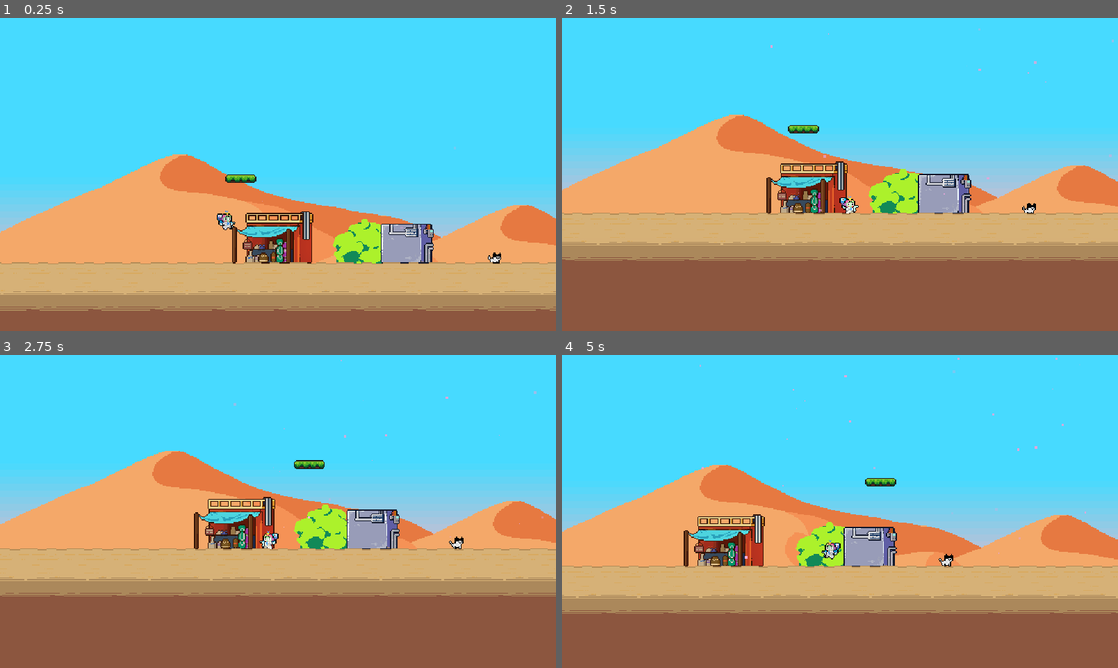
Above: before the commit, frames 1-4 (two rows, left to right).
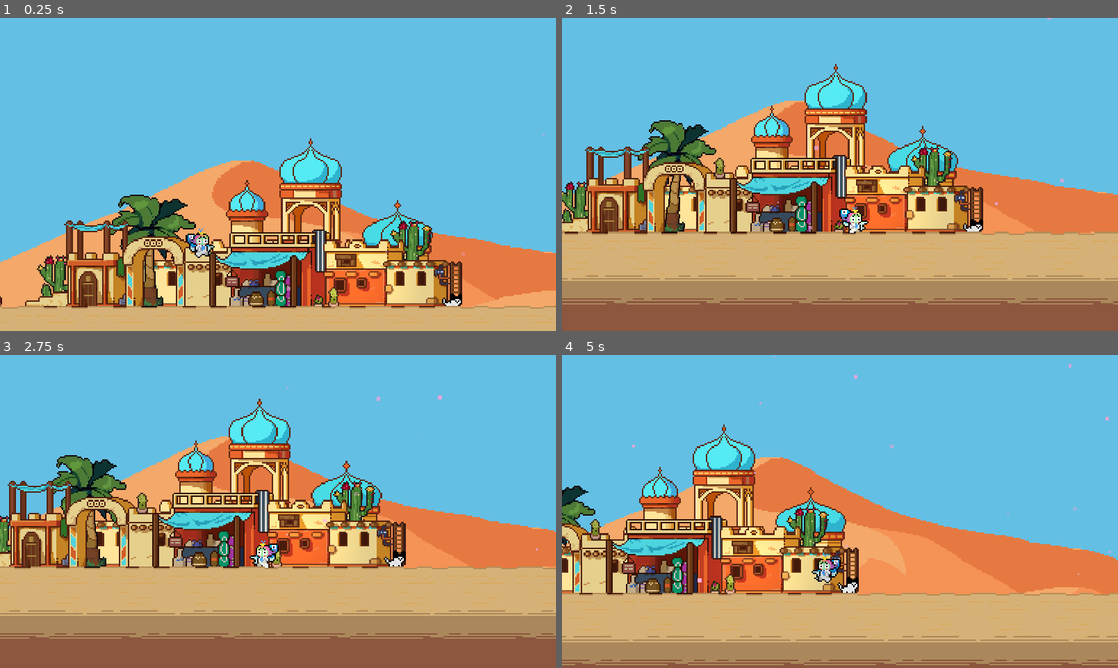
Above: after the commit, the same moments.

Repository: OMGMOCA/OpenSourceMocaGame
Game: Godot game, scene res://scene/level/level_moca_desert.tscn
Same seed, same stepped clock (60 frames per second), same inputs: the game is played once before the commit and once after it.
Inputs (mouse positions are in pixels of both pictures, inside the frame that each line leads up to):
- Up to frame 1 (0.25 s): no input
- Up to frame 2 (1.5 s): move the mouse to (962, 158) at 0.52 s; hold D (move_right) from 0.53 s (still down); click (962, 158) at 0.6 s; tap Space (jump) at 0.77 s; move the mouse to (728, 190) at 1.27 s; tap E (interact) at 1.35 s
- Up to frame 3 (2.75 s): tap Space (jump) at 1.52 s; move the mouse to (333, 442) at 2.02 s; release D (move_right) at 2.03 s; hold A (move_left) from 2.03 s (still down); click (333, 442) at 2.1 s
- Up to frame 4 (5 s): move the mouse to (812, 574) at 2.77 s; release A (move_left) at 2.78 s; hold D (move_right) 2.78-4.28 s; tap E (interact) at 2.85, 4.35 s; click (812, 574) at 2.92 s; tap Space (jump) at 3.02, 3.77, 4.52 s; move the mouse to (1006, 558) at 3.52 s; click (1006, 558) at 3.6 s; move the mouse to (673, 464) at 4.27 s; hold A (move_left) from 4.28 s (still down)

The runs differ from the first frame. In frame 1, 91% of the frame differs, in the area x 0-100%, y 0-100%; in frame 2, 80%; in frame 3, 80%; in frame 4, 89%.

Commit message:
update desert scene

Diff:
--- a/scene/level/level_moca_desert.tscn
+++ b/scene/level/level_moca_desert.tscn
@@ -1,17 +1,15 @@
-[gd_scene load_steps=26 format=3 uid="uid://jtawkecj701l"]
+[gd_scene load_steps=21 format=3 uid="uid://jtawkecj701l"]
 
 [ext_resource type="PackedScene" uid="uid://bbt512b3oqqht" path="res://scene/characters/character_new_tmpl.tscn" id="1_3oa68"]
 [ext_resource type="PackedScene" uid="uid://celhshm8tlptu" path="res://scene/cameras/camera.tscn" id="2_oxtv0"]
 [ext_resource type="PackedScene" uid="uid://diqlht5xiyibq" path="res://scene/scn_assets/building/tree01_desert.tscn" id="3_pdb61"]
 [ext_resource type="PackedScene" uid="uid://v5l0edn5ehe" path="res://scene/scn_assets/tools/state_assets_selector.tscn" id="4_ojj8a"]
-[ext_resource type="PackedScene" uid="uid://bdes4rwa6n7kc" path="res://scene/scn_assets/building/tree01.tscn" id="5_6hold"]
 [ext_resource type="Texture2D" uid="uid://dk62jtk22fs7k" path="res://assets/sprites/desert_town/town_1024_8.png" id="5_ijg46"]
 [ext_resource type="PackedScene" uid="uid://cmouo37qu64bw" path="res://scene/tilemap/tilemap_moca_desert.tscn" id="6_ach1s"]
-[ext_resource type="PackedScene" uid="uid://nste2y5r7d6r" path="res://scene/scn_assets/platform/movable_platform.tscn" id="6_s2qcc"]
+[ext_resource type="Texture2D" uid="uid://iynb7jesug4x" path="res://assets/sprites/desert_town/town_512_8.png" id="6_hxsd3"]
 [ext_resource type="Texture2D" uid="uid://blmuiiauk41qd" path="res://assets/sprites/desert_town/sand_bg_l.png" id="9_626dp"]
 [ext_resource type="Texture2D" uid="uid://vcyptpgie32e" path="res://assets/sprites/building/clouds_512_4.png" id="9_fn48g"]
 [ext_resource type="Texture2D" uid="uid://mind58fx3768" path="res://assets/sprites/desert_town/sand_bg_m.png" id="9_vvaty"]
-[ext_resource type="Texture2D" uid="uid://gsgp66bl11gf" path="res://assets/sprites/building/buildings_bg_1024_8.png" id="10_08yg1"]
 [ext_resource type="PackedScene" uid="uid://clp6h52dnc566" path="res://scene/characters/char_cat.tscn" id="11_2x5l1"]
 [ext_resource type="Script" path="res://scripts/char_spawner/_character2d.gd" id="12_u2146"]
 [ext_resource type="PackedScene" uid="uid://347iqbn3po73" path="res://scene/scn_dialogues/asker_test.tscn" id="13_lpycx"]
@@ -26,48 +24,9 @@
 fill_from = Vector2(0.504274, 0.487179)
 fill_to = Vector2(1, 1)
 
-[sub_resource type="Animation" id="Animation_ky6kl"]
-length = 0.001
-tracks/0/type = "value"
-tracks/0/imported = false
-tracks/0/enabled = true
-tracks/0/path = NodePath(".:position")
-tracks/0/interp = 1
-tracks/0/loop_wrap = true
-tracks/0/keys = {
-"times": PackedFloat32Array(0),
-"transitions": PackedFloat32Array(1),
-"update": 0,
-"values": [Vector2(-499, -83)]
-}
-
-[sub_resource type="Animation" id="Animation_nc3h5"]
-resource_name = "platform_move"
-length = 5.0
-loop_mode = 2
-step = 1.0
-tracks/0/type = "value"
-tracks/0/imported = false
-tracks/0/enabled = true
-tracks/0/path = NodePath(".:position")
-tracks/0/interp = 1
-tracks/0/loop_wrap = true
-tracks/0/keys = {
-"times": PackedFloat32Array(0, 1, 4, 5),
-"transitions": PackedFloat32Array(1, 1, 1, 1),
-"update": 0,
-"values": [Vector2(-499, -83), Vector2(-499, -83), Vector2(-304, -83), Vector2(-304, -83)]
-}
-
-[sub_resource type="AnimationLibrary" id="AnimationLibrary_a0o0o"]
-_data = {
-"RESET": SubResource("Animation_ky6kl"),
-"platform_move": SubResource("Animation_nc3h5")
-}
-
 [sub_resource type="Gradient" id="Gradient_k2w0d"]
 offsets = PackedFloat32Array(0.737237, 0.995495)
-colors = PackedColorArray(0.280704, 0.858665, 1, 1, 0.980211, 0.705353, 0.763552, 1)
+colors = PackedColorArray(0.392157, 0.752941, 0.894118, 1, 0.392157, 0.752941, 0.894118, 1)
 
 [sub_resource type="GradientTexture2D" id="GradientTexture2D_bka6r"]
 gradient = SubResource("Gradient_k2w0d")
@@ -102,7 +61,7 @@
 texture_filter = 2
 position = Vector2(48, -104)
 offset = Vector2(0, -40)
-zoom = Vector2(2, 2)
+zoom = Vector2(3, 3)
 limit_bottom = 1080
 limit_smoothed = true
 player = NodePath("../character_new_tmpl")
@@ -131,23 +90,98 @@
 [node name="sen_layer01" type="Node2D" parent="scene"]
 z_index = -10
 
+[node name="assets5" parent="scene/sen_layer01" instance=ExtResource("4_ojj8a")]
+position = Vector2(-610, 28)
+texture = ExtResource("6_hxsd3")
+sprite_index = 0
+
+[node name="assets6" parent="scene/sen_layer01" instance=ExtResource("4_ojj8a")]
+position = Vector2(-366, 4)
+texture = ExtResource("6_hxsd3")
+sprite_index = 0
+
 [node name="tree01_02" parent="scene/sen_layer01" instance=ExtResource("3_pdb61")]
-position = Vector2(-544, 5)
+position = Vector2(-548, 5)
+
+[node name="buildings7" parent="scene/sen_layer01" instance=ExtResource("4_ojj8a")]
+position = Vector2(-615, 4)
+texture = ExtResource("5_ijg46")
+sprite_index = 6
+
+[node name="buildings6" parent="scene/sen_layer01" instance=ExtResource("4_ojj8a")]
+position = Vector2(-591, -28)
+texture = ExtResource("5_ijg46")
+sprite_index = 13
+
+[node name="buildings5" parent="scene/sen_layer01" instance=ExtResource("4_ojj8a")]
+position = Vector2(-581, 4)
+texture = ExtResource("5_ijg46")
+sprite_index = 3
+
+[node name="buildings4" parent="scene/sen_layer01" instance=ExtResource("4_ojj8a")]
+position = Vector2(-537, 4)
+texture = ExtResource("5_ijg46")
+sprite_index = 9
+
+[node name="buildings2" parent="scene/sen_layer01" instance=ExtResource("4_ojj8a")]
+position = Vector2(-499, 4)
+texture = ExtResource("5_ijg46")
+sprite_index = 12
+
+[node name="buildings3" parent="scene/sen_layer01" instance=ExtResource("4_ojj8a")]
+position = Vector2(-497, -27)
+texture = ExtResource("5_ijg46")
+sprite_index = 10
 
 [node name="buildings1" parent="scene/sen_layer01" instance=ExtResource("4_ojj8a")]
 position = Vector2(-460, 4)
 texture = ExtResource("5_ijg46")
 sprite_index = 2
 
-[node name="movable_platform" parent="scene" instance=ExtResource("6_s2qcc")]
-z_index = 5
-position = Vector2(-499, -83)
-
-[node name="AnimationPlayer" type="AnimationPlayer" parent="scene/movable_platform"]
-libraries = {
-"": SubResource("AnimationLibrary_a0o0o")
-}
-autoplay = "platform_move"
+[node name="buildings8" parent="scene/sen_layer01" instance=ExtResource("4_ojj8a")]
+position = Vector2(-401, 4)
+texture = ExtResource("5_ijg46")
+sprite_index = 7
+
+[node name="buildings10" parent="scene/sen_layer01" instance=ExtResource("4_ojj8a")]
+position = Vector2(-397, -22)
+texture = ExtResource("5_ijg46")
+sprite_index = 5
+
+[node name="buildings9" parent="scene/sen_layer01" instance=ExtResource("4_ojj8a")]
+position = Vector2(-364, 4)
+texture = ExtResource("5_ijg46")
+sprite_index = 8
+
+[node name="assets" parent="scene/sen_layer01" instance=ExtResource("4_ojj8a")]
+position = Vector2(-421, 29)
+texture = ExtResource("6_hxsd3")
+sprite_index = 2
+
+[node name="assets2" parent="scene/sen_layer01" instance=ExtResource("4_ojj8a")]
+position = Vector2(-431, 29)
+texture = ExtResource("6_hxsd3")
+sprite_index = 3
+
+[node name="assets3" parent="scene/sen_layer01" instance=ExtResource("4_ojj8a")]
+position = Vector2(-338, 27)
+texture = ExtResource("6_hxsd3")
+sprite_index = 4
+
+[node name="assets4" parent="scene/sen_layer01" instance=ExtResource("4_ojj8a")]
+position = Vector2(-657, 28)
+texture = ExtResource("6_hxsd3")
+sprite_index = 5
+
+[node name="assets7" parent="scene/sen_layer01" instance=ExtResource("4_ojj8a")]
+position = Vector2(-514, -9)
+texture = ExtResource("6_hxsd3")
+sprite_index = 2
+
+[node name="assets8" parent="scene/sen_layer01" instance=ExtResource("4_ojj8a")]
+position = Vector2(-897, 28)
+texture = ExtResource("6_hxsd3")
+sprite_index = 0
 
 [node name="tilemap" type="Node" parent="."]
 
@@ -158,6 +192,14 @@
 [node name="background" type="Node" parent="."]
 
 [node name="Parallax" type="ParallaxBackground" parent="background"]
+
+[node name="background" type="ParallaxLayer" parent="background/Parallax"]
+
+[node name="GradientBackground" type="Sprite2D" parent="background/Parallax/background"]
+z_index = -100
+position = Vector2(0, -190)
+scale = Vector2(40, 7)
+texture = SubResource("GradientTexture2D_bka6r")
 
 [node name="bg0" type="ParallaxLayer" parent="background/Parallax"]
 motion_scale = Vector2(0.1, 0.8)
@@ -215,24 +257,57 @@
 vframes = 1
 sprite_index = 0
 
-[node name="background" type="ParallaxLayer" parent="background/Parallax"]
-
-[node name="GradientBackground" type="Sprite2D" parent="background/Parallax/background"]
-z_index = -100
-position = Vector2(0, -190)
-scale = Vector2(40, 7)
-texture = SubResource("GradientTexture2D_bka6r")
-
 [node name="bg03" type="ParallaxLayer" parent="background/Parallax"]
 motion_scale = Vector2(0.9, 1)
 
-[node name="tree01_02" parent="background/Parallax/bg03" instance=ExtResource("5_6hold")]
-position = Vector2(-299, 11)
-
-[node name="buildings_bg3" parent="background/Parallax/bg03" instance=ExtResource("4_ojj8a")]
-position = Vector2(-251, 4)
-texture = ExtResource("10_08yg1")
+[node name="buildings10" parent="background/Parallax/bg03" instance=ExtResource("4_ojj8a")]
+position = Vector2(-471, 4)
+texture = ExtResource("5_ijg46")
+sprite_index = 8
+
+[node name="buildings11" parent="background/Parallax/bg03" instance=ExtResource("4_ojj8a")]
+position = Vector2(-414, 4)
+texture = ExtResource("5_ijg46")
+sprite_index = 7
+
+[node name="buildings12" parent="background/Parallax/bg03" instance=ExtResource("4_ojj8a")]
+position = Vector2(-372, 4)
+texture = ExtResource("5_ijg46")
+sprite_index = 7
+
+[node name="buildings13" parent="background/Parallax/bg03" instance=ExtResource("4_ojj8a")]
+position = Vector2(-410, -22)
+texture = ExtResource("5_ijg46")
+sprite_index = 5
+
+[node name="buildings14" parent="background/Parallax/bg03" instance=ExtResource("4_ojj8a")]
+position = Vector2(-411, -37)
+texture = ExtResource("5_ijg46")
+sprite_index = 11
+
+[node name="buildings15" parent="background/Parallax/bg03" instance=ExtResource("4_ojj8a")]
+position = Vector2(-366, -34)
+texture = ExtResource("5_ijg46")
+
+[node name="buildings16" parent="background/Parallax/bg03" instance=ExtResource("4_ojj8a")]
+position = Vector2(-368, -22)
+texture = ExtResource("5_ijg46")
+sprite_index = 5
+
+[node name="buildings17" parent="background/Parallax/bg03" instance=ExtResource("4_ojj8a")]
+position = Vector2(-312, -33)
+texture = ExtResource("5_ijg46")
+sprite_index = 4
+
+[node name="buildings20" parent="background/Parallax/bg03" instance=ExtResource("4_ojj8a")]
+position = Vector2(-309, 4)
+texture = ExtResource("5_ijg46")
 sprite_index = 3
+
+[node name="buildings18" parent="background/Parallax/bg03" instance=ExtResource("4_ojj8a")]
+position = Vector2(-317, -28)
+texture = ExtResource("5_ijg46")
+sprite_index = 14
 
 [node name="Particles" type="Node" parent="."]
 
@@ -248,7 +323,7 @@
 [node name="NPCs" type="Node" parent="characters"]
 
 [node name="cat" parent="characters/NPCs" instance=ExtResource("11_2x5l1")]
-position = Vector2(-235, 4)
+position = Vector2(-339, 5)
 script = ExtResource("12_u2146")
 speed = 100.0
 destroy_wait_time = 3.0
--- a/scene/scn_assets/building/tree01_desert.tscn
+++ b/scene/scn_assets/building/tree01_desert.tscn
@@ -1,7 +1,7 @@
 [gd_scene load_steps=4 format=3 uid="uid://diqlht5xiyibq"]
 
 [ext_resource type="Shader" uid="uid://b28xppvnblvxs" path="res://scripts/swayable.tres" id="1_sppaa"]
-[ext_resource type="Texture2D" uid="uid://8hivtaoiflsc" path="res://assets/sprites/Desert town/摇摆拆.png" id="2_q52pj"]
+[ext_resource type="Texture2D" uid="uid://b8ccg1od6s1rc" path="res://assets/sprites/desert_town/swaying_tree.png" id="2_svxi3"]
 
 [sub_resource type="ShaderMaterial" id="ShaderMaterial_k8x5g"]
 shader = ExtResource("1_sppaa")
@@ -14,7 +14,7 @@
 [node name="Sprite2D" type="Sprite2D" parent="."]
 material = SubResource("ShaderMaterial_k8x5g")
 position = Vector2(0.5, -1)
-texture = ExtResource("2_q52pj")
+texture = ExtResource("2_svxi3")
 offset = Vector2(0, -42)
 region_enabled = true
 region_rect = Rect2(672, 148, 70, 84)
--- a/scene/tilemap/tilemap_moca_desert.tscn
+++ b/scene/tilemap/tilemap_moca_desert.tscn
@@ -279,67 +279,6 @@
 2:1/0/occlusion_layer_0/polygon = SubResource("OccluderPolygon2D_ne7qf")
 2:1/0/physics_layer_0/polygon_0/points = PackedVector2Array(-8, -8, 8, -8, 8, 8, -8, 8)
 
-[sub_resource type="TileSetAtlasSource" id="TileSetAtlasSource_jxdbq"]
-2:2/0 = 0
-3:2/0 = 0
-4:2/0 = 0
-2:3/0 = 0
-2:3/0/physics_layer_0/polygon_0/points = PackedVector2Array(-8, -8, 8, -8, 8, 8, -8, 8)
-3:3/0 = 0
-3:3/0/physics_layer_0/polygon_0/points = PackedVector2Array(-8, -8, 8, -8, 8, 8, -8, 8)
-4:3/0 = 0
-4:3/0/physics_layer_0/polygon_0/points = PackedVector2Array(-8, -8, 8, -8, 8, 8, -8, 8)
-2:4/0 = 0
-2:4/0/physics_layer_0/polygon_0/points = PackedVector2Array(-8, -8, 8, -8, 8, 8, -8, 8)
-3:4/0 = 0
-3:4/0/physics_layer_0/polygon_0/points = PackedVector2Array(-8, -8, 8, -8, 8, 8, -8, 8)
-4:4/0 = 0
-4:4/0/physics_layer_0/polygon_0/points = PackedVector2Array(-8, -8, 8, -8, 8, 8, -8, 8)
-7:4/0 = 0
-8:4/0 = 0
-9:4/0 = 0
-10:4/0 = 0
-2:5/0 = 0
-2:5/0/physics_layer_0/polygon_0/points = PackedVector2Array(-8, -8, 8, -8, 8, 8, -8, 8)
-3:5/0 = 0
-3:5/0/physics_layer_0/polygon_0/points = PackedVector2Array(-8, -8, 8, -8, 8, 8, -8, 8)
-4:5/0 = 0
-4:5/0/physics_layer_0/polygon_0/points = PackedVector2Array(-8, -8, 8, -8, 8, 8, -8, 8)
-7:5/0 = 0
-2:7/0 = 0
-3:7/0 = 0
-4:7/0 = 0
-2:8/0 = 0
-2:8/0/physics_layer_0/polygon_0/points = PackedVector2Array(-8, -8, 8, -8, 8, 8, -8, 8)
-3:8/0 = 0
-3:8/0/physics_layer_0/polygon_0/points = PackedVector2Array(-8, -8, 8, -8, 8, 8, -8, 8)
-4:8/0 = 0
-4:8/0/physics_layer_0/polygon_0/points = PackedVector2Array(-8, -8, 8, -8, 8, 8, -8, 8)
-7:8/0 = 0
-8:8/0 = 0
-9:8/0 = 0
-10:8/0 = 0
-13:8/0 = 0
-14:8/0 = 0
-15:8/0 = 0
-16:8/0 = 0
-2:9/0 = 0
-2:9/0/physics_layer_0/polygon_0/points = PackedVector2Array(-8, -8, 8, -8, 8, 8, -8, 8)
-3:9/0 = 0
-3:9/0/physics_layer_0/polygon_0/points = PackedVector2Array(-8, -8, 8, -8, 8, 8, -8, 8)
-4:9/0 = 0
-4:9/0/physics_layer_0/polygon_0/points = PackedVector2Array(-8, -8, 8, -8, 8, 8, -8, 8)
-7:9/0 = 0
-7:9/0/physics_layer_0/polygon_0/points = PackedVector2Array(-8, -8, 8, -8, 8, 8, -8, 8)
-13:9/0 = 0
-13:9/0/physics_layer_0/polygon_0/points = PackedVector2Array(-8, -8, 8, -8, 8, 8, -8, 8)
-2:10/0 = 0
-2:10/0/physics_layer_0/polygon_0/points = PackedVector2Array(-8, -8, 8, -8, 8, 8, -8, 8)
-3:10/0 = 0
-3:10/0/physics_layer_0/polygon_0/points = PackedVector2Array(-8, -8, 8, -8, 8, 8, -8, 8)
-4:10/0 = 0
-4:10/0/physics_layer_0/polygon_0/points = PackedVector2Array(-8, -8, 8, -8, 8, 8, -8, 8)
-
 [sub_resource type="TileSetAtlasSource" id="TileSetAtlasSource_ooiwd"]
 texture = ExtResource("3_q4lht")
 2:2/0 = 0
@@ -409,7 +348,6 @@
 physics_layer_0/physics_material = SubResource("PhysicsMaterial_n2wyk")
 sources/0 = SubResource("TileSetAtlasSource_6yh43")
 sources/1 = SubResource("TileSetAtlasSource_84n5n")
-sources/2 = SubResource("TileSetAtlasSource_jxdbq")
 sources/3 = SubResource("TileSetAtlasSource_ooiwd")
 
 [sub_resource type="TileSet" id="TileSet_kr0jx"]
Not shown: 1 places in scene/tilemap/tilemap_moca_desert.tscn that only renumber resources
